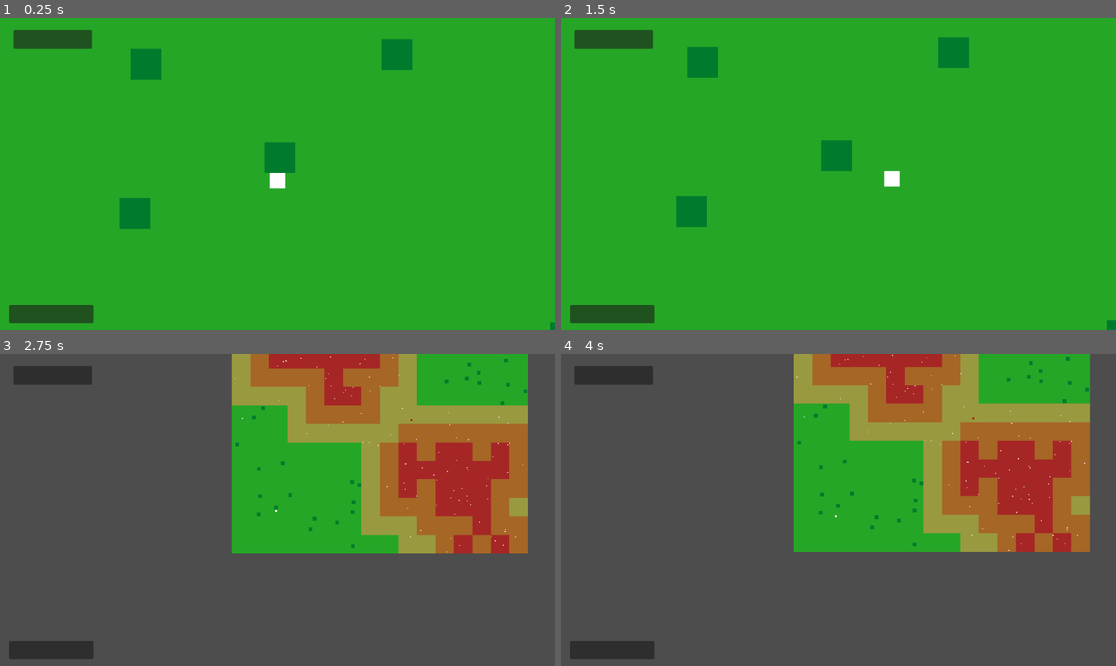
Above: before the commit, frames 1-4 (two rows, left to right).
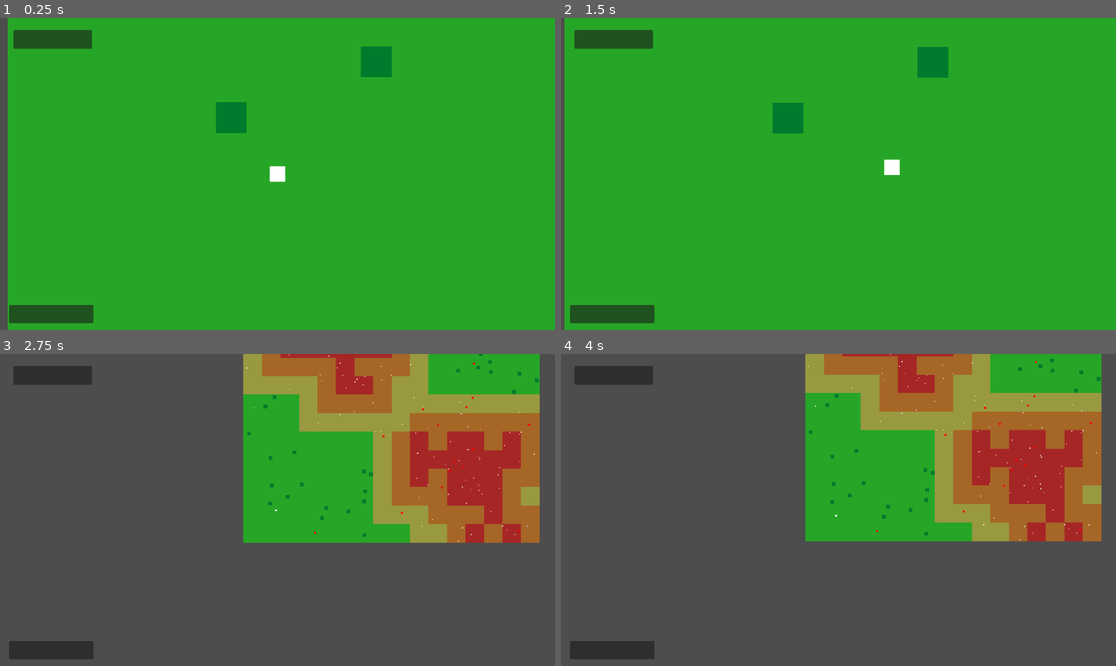
Above: after the commit, the same moments.

Repository: DiegoHommer/Day_In_The_Life_of_a_Slime
Game: Godot game, scene res://main.tscn
Same seed, same stepped clock (60 frames per second), same inputs: the game is played once before the commit and once after it.
Inputs (mouse positions are in pixels of both pictures, inside the frame that each line leads up to):
- Up to frame 1 (0.25 s): no input
- Up to frame 2 (1.5 s): tap Enter (ui_accept) at 0.5, 0.77 s; move the mouse to (960, 158) at 0.52 s; tap Z (zoom) at 0.6, 1.35 s; move the mouse to (727, 189) at 1.27 s
- Up to frame 3 (2.75 s): tap Enter (ui_accept) at 1.52 s; move the mouse to (333, 441) at 2.02 s; tap Z (zoom) at 2.1 s
- Up to frame 4 (4 s): move the mouse to (810, 572) at 2.77 s; tap Z (zoom) at 2.85, 3.6 s; tap Enter (ui_accept) at 3.02, 3.77 s; move the mouse to (1005, 556) at 3.52 s

The runs differ from the first frame. In frame 1, 4.5% of the frame differs, in the area x 0-100%, y 0-100%; in frame 2, 3.9%; in frame 3, 16%, in the area x 41-98%, y 0-64%; in frame 4, 16%.

Commit message:
Spawn dos Inimigos

Diff:
--- a/gerador_do_heatmap.gd
+++ b/gerador_do_heatmap.gd
@@ -4,11 +4,15 @@
 const DIFICULDADE = 2
 const TOTAL_LIXO = 120
 const TOTAL_ARVORES = 40
+const TOTAL_INIMIGOS = 20
 var lixo_scene = preload("res://scenes/trash.tscn")
 var area_scene = preload("res://scenes/areas_mapa.tscn")
 var arvore_scene = preload("res://scenes/tree.tscn")
+var enemy_scene = preload("res://scenes/enemy.tscn")
 var areas = []
 var quantas_arvores = 0
+var lista_arvores = []
+var lista_inimigos = []
 
 
 var trash = 0
@@ -49,6 +53,7 @@
 
 	gerar_lixo()
 	gerar_arvores()
+	gerar_inimigos()
 
 
 func cidade(x, y):
@@ -115,27 +120,26 @@
 		var rand_x = randi_range(0,HEATMAP_SIZE - 1)
 		var rand_y = randi_range(0,HEATMAP_SIZE - 1)
 		#a chance de criar um lixo na posição sorteada depende do heat da área da posição
-		if (randf_range(0,1)*(areas[rand_x][rand_y].level+1)>0.95):
+		if (randf_range(0,1)*(areas[rand_x][rand_y].level+1)>0.92):
 			var lixo = lixo_scene.instantiate()
 			add_child(lixo)
 			lixo.position = areas[rand_x][rand_y].position + Vector2(randi_range(0,320), randi_range(0,320))
 			quantos_lixos +=1
 
 func gerar_arvores():
-	var lista_arvores = []
 	var arvore = ""
 	while(quantas_arvores < TOTAL_ARVORES):
 		#sorteia uma posição
 		var rand_x = randi_range(0,HEATMAP_SIZE - 1)
 		var rand_y = randi_range(0,HEATMAP_SIZE - 1)
 		#se a posição for verde e não for no canto da escola, ele cria uma árvore
-		if areas[rand_x][rand_y].level == 0 and not (rand_x > HEATMAP_SIZE - 3 and rand_y < 3):
+		if areas[rand_x][rand_y].level == 0 and not (rand_x > HEATMAP_SIZE - 3 and rand_y < 3) and not (rand_x < 3 and rand_y > HEATMAP_SIZE - 3):
 
 			arvore = arvore_scene.instantiate()
 			add_child(arvore)
 			var respawn = true
 
-			while respawn:
+			while respawn: #se a arvore spawnar muito perto de outra ele respawna
 				respawn = false
 				arvore.position = areas[rand_x][rand_y].position + Vector2(randi_range(30,300), randi_range(30,300))
 				for outra_arvore in lista_arvores:
@@ -144,3 +148,26 @@
 
 			lista_arvores.append(arvore)
 			quantas_arvores +=1
+
+func gerar_inimigos():
+	var quantos_inimigos = 0
+	while( quantos_inimigos < TOTAL_INIMIGOS):
+		#sorteia uma posição
+		var rand_x = randi_range(0,HEATMAP_SIZE - 1)
+		var rand_y = randi_range(0,HEATMAP_SIZE - 1)
+		#a chance de criar um inimigo na posição sorteada depende do heat da área da posição
+		if (randf_range(0,1)*(areas[rand_x][rand_y].level+1)>0.92) and not (rand_x > HEATMAP_SIZE - 3 and rand_y < 3) and not (rand_x < 3 and rand_y > HEATMAP_SIZE - 3):
+			var enemy = enemy_scene.instantiate()
+			add_child(enemy)
+			var respawn = true
+			while (respawn):
+				respawn = false
+				enemy.position = areas[rand_x][rand_y].position + Vector2(randi_range(0,320), randi_range(0,320))
+				for arvore in lista_arvores:
+					if (arvore.position - enemy.position).length() < 80:
+						respawn = true
+				for outro_inimigo in lista_inimigos:
+					if (outro_inimigo.position - enemy.position).length() < 80:
+						respawn = true
+			lista_inimigos.append(enemy)
+			quantos_inimigos +=1
--- a/scenes/enemy.gd
+++ b/scenes/enemy.gd
@@ -4,7 +4,13 @@
 @onready var immunity_timer = %PC/ImmunityTimer
 @onready var player_sprite = %PC/Polygon2D
 
-
+func _ready():
+	if get_parent().has_method("gerar_inimigos"):
+		owner = get_parent().owner
+	game_manager = %GameManager
+	pc = %PC
+	immunity_timer = %PC/ImmunityTimer
+	player_sprite = %PC/Polygon2D
 # Função de ataque contra o player
 func attack():
 	game_manager.lose_trash() # PC perde metade do lixo
--- a/scenes/enemy.tscn
+++ b/scenes/enemy.tscn
@@ -16,7 +16,7 @@
 [node name="Sprite2D" type="Sprite2D" parent="."]
 
 [node name="Polygon2D" type="Polygon2D" parent="."]
-color = Color(0.709804, 0, 0, 1)
+color = Color(1, 0, 0, 1)
 polygon = PackedVector2Array(-16, -16, 16, -16, 16, 16, -16, 16)
 
 [connection signal="body_entered" from="." to="." method="_on_body_entered"]
--- a/scenes/pc.gd
+++ b/scenes/pc.gd
@@ -26,7 +26,7 @@
 
 
 func _ready():
-	position = Vector2(-1800,1800)
+	position = Vector2(-2000,2000)
 	parent = get_parent()
 
 
